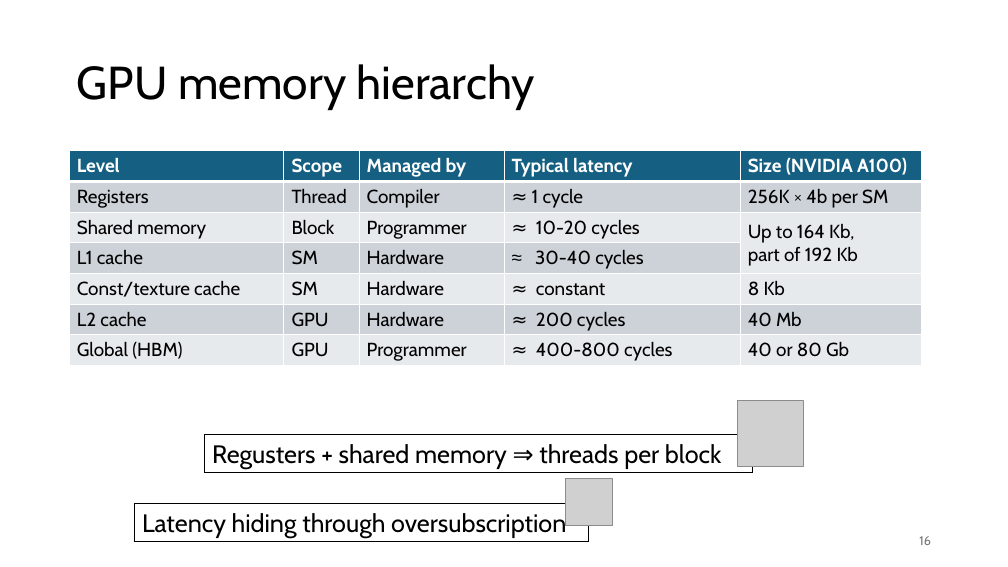
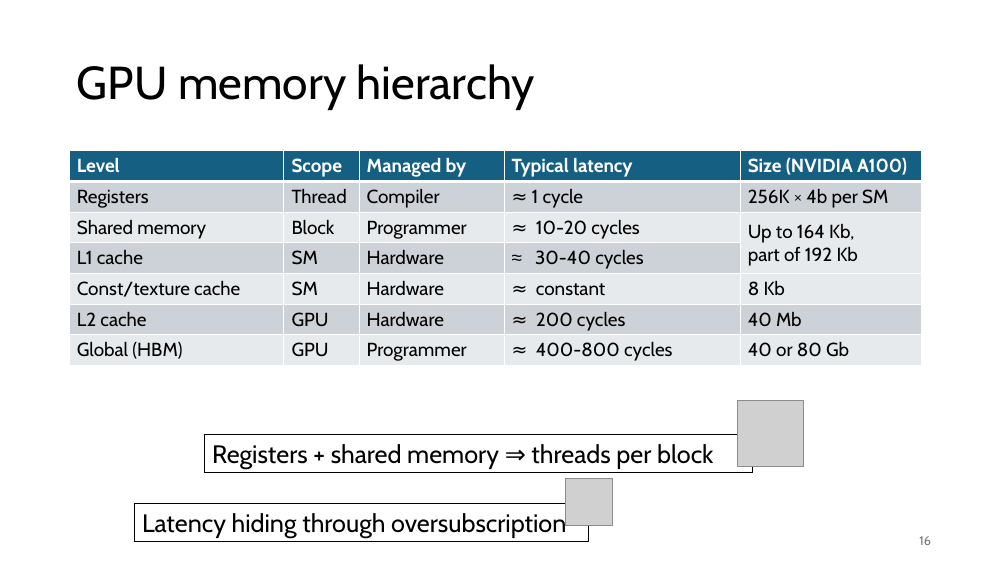
Before and after one commit to gjbex/GPU-programming, a slide deck: slide 16 of gpu_programming.pptx. Drawn at 1008x567 pixels with LibreOffice and Linux fonts; fonts in the diff are those of the drawing; grey boxes stand for pictures. Boxes give left, top, right and bottom in pixels: in the first picture for what was removed or moved away, otherwise in the second. Text is boxed around its words. In the diff, an @@ line names an element or a change of style, - is before the commit and + after.

Commit message:
Fix typos

```diff
--- a/gpu_programming.pptx
+++ b/gpu_programming.pptx
@@ text in rectangle at bbox=[212, 444, 713, 469]: text changed @@
-Regusters + shared memory ⇒ threads per block
+Registers + shared memory ⇒ threads per block
```
Also in this commit, not shown: 4 other slides changed.
